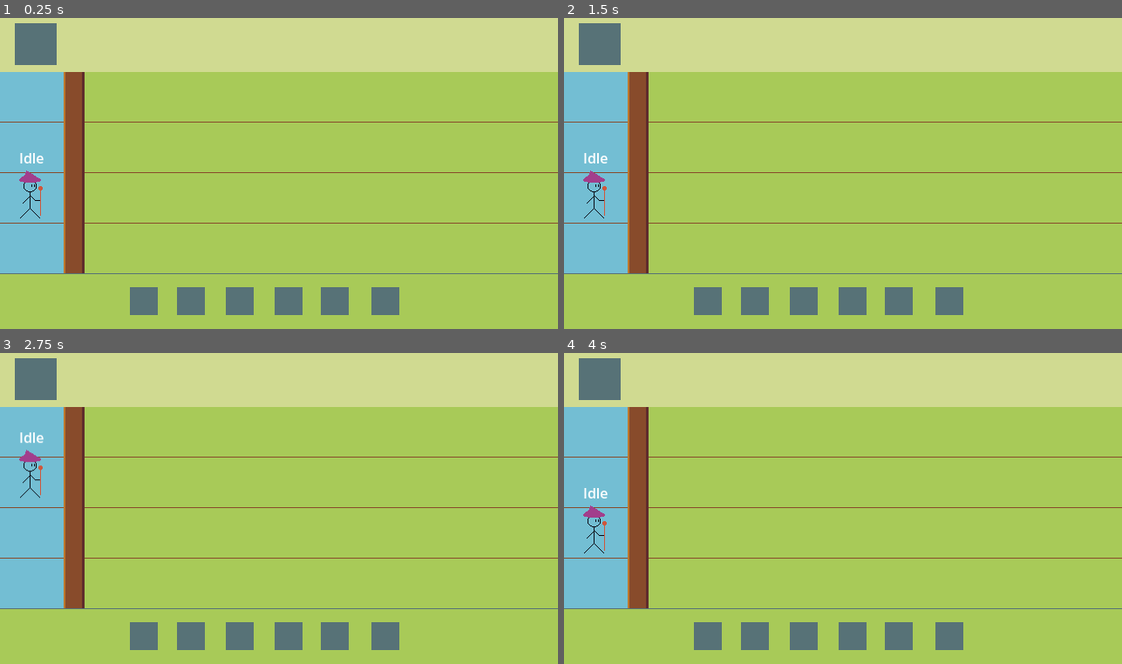
Above: before the commit, frames 1-4 (two rows, left to right).
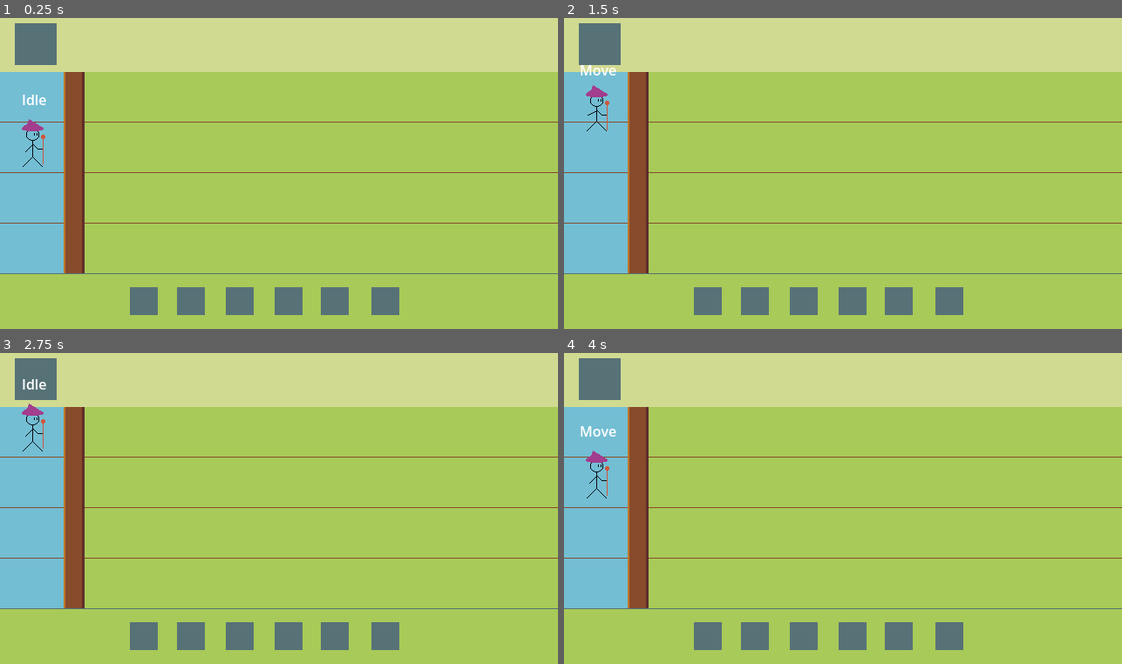
Above: after the commit, the same moments.

Repository: SiyahaS/WitchTowerForce
Game: Godot game, scene res://scenes/level_one.tscn
Same seed, same stepped clock (60 frames per second), same inputs: the game is played once before the commit and once after it.
Inputs:
- Up to frame 1 (0.25 s): no input
- Up to frame 2 (1.5 s): tap Enter at 0.5 s; hold W (move-up) 0.53-1.28 s; hold S (move-down) from 1.28 s (still down)
- Up to frame 3 (2.75 s): release S (move-down) at 2.03 s; hold W (move-up) from 2.03 s (still down)
- Up to frame 4 (4 s): tap Space at 3.5 s; release W (move-up) at 3.53 s; hold S (move-down) from 3.53 s (still down)

The runs differ from the first frame. In frame 1, 0.4% of the frame differs, in the area x 3-9%, y 24-65%; in frame 2, 0.5%; in frame 3, 0.5%, in the area x 3-9%, y 8-47%; in frame 4, 0.5%.

Commit message:
movement bugfix and sprite updates

Diff:
--- a/scenes/level_one.tscn
+++ b/scenes/level_one.tscn
@@ -1,13 +1,14 @@
 [gd_scene load_steps=3 format=3 uid="uid://dppcp5gqm183o"]
 
 [ext_resource type="Texture2D" uid="uid://dside0p357tyd" path="res://assets/sprites/terrain-prototip.png" id="1_miefn"]
-[ext_resource type="PackedScene" uid="uid://c1w208ny88vfo" path="res://scenes/player.tscn" id="2_stafv"]
+[ext_resource type="PackedScene" uid="uid://c1w208ny88vfo" path="res://scenes/player.tscn" id="2_5rm1q"]
 
 [node name="LevelOne" type="Node2D"]
 
 [node name="Terrain" type="Sprite2D" parent="."]
+texture_filter = 1
 position = Vector2(640, 180)
 texture = ExtResource("1_miefn")
 
-[node name="Player" parent="." instance=ExtResource("2_stafv")]
-position = Vector2(37, 209)
+[node name="Player" parent="." instance=ExtResource("2_5rm1q")]
+position = Vector2(40, 142)
--- a/scenes/player.tscn
+++ b/scenes/player.tscn
@@ -11,11 +11,11 @@
 [ext_resource type="Script" path="res://scripts/moveState.gd" id="8_5xc7r"]
 
 [sub_resource type="RectangleShape2D" id="RectangleShape2D_r6ve5"]
+size = Vector2(17, 37)
 
 [sub_resource type="Animation" id="Animation_mknfl"]
 resource_name = "Attack"
 length = 0.2
-loop_mode = 1
 tracks/0/type = "value"
 tracks/0/imported = false
 tracks/0/enabled = true
@@ -115,7 +115,7 @@
 "times": PackedFloat32Array(0),
 "transitions": PackedFloat32Array(1),
 "update": 1,
-"values": [2]
+"values": [1]
 }
 tracks/3/type = "value"
 tracks/3/imported = false
@@ -139,70 +139,7 @@
 "times": PackedFloat32Array(0),
 "transitions": PackedFloat32Array(1),
 "update": 0,
-"values": [0.1]
-}
-
-[sub_resource type="Animation" id="Animation_oppk6"]
-length = 0.001
-tracks/0/type = "value"
-tracks/0/imported = false
-tracks/0/enabled = true
-tracks/0/path = NodePath("PlayerSprite2D:texture")
-tracks/0/interp = 1
-tracks/0/loop_wrap = true
-tracks/0/keys = {
-"times": PackedFloat32Array(0),
-"transitions": PackedFloat32Array(1),
-"update": 1,
-"values": [ExtResource("2_kft64")]
-}
-tracks/1/type = "value"
-tracks/1/imported = false
-tracks/1/enabled = true
-tracks/1/path = NodePath("PlayerSprite2D:hframes")
-tracks/1/interp = 1
-tracks/1/loop_wrap = true
-tracks/1/keys = {
-"times": PackedFloat32Array(0),
-"transitions": PackedFloat32Array(1),
-"update": 1,
-"values": [2]
-}
-tracks/2/type = "value"
-tracks/2/imported = false
-tracks/2/enabled = true
-tracks/2/path = NodePath("PlayerSprite2D:vframes")
-tracks/2/interp = 1
-tracks/2/loop_wrap = true
-tracks/2/keys = {
-"times": PackedFloat32Array(0),
-"transitions": PackedFloat32Array(1),
-"update": 1,
-"values": [1]
-}
-tracks/3/type = "value"
-tracks/3/imported = false
-tracks/3/enabled = true
-tracks/3/path = NodePath("PlayerSprite2D:frame")
-tracks/3/interp = 1
-tracks/3/loop_wrap = true
-tracks/3/keys = {
-"times": PackedFloat32Array(0),
-"transitions": PackedFloat32Array(1),
-"update": 1,
-"values": [0]
-}
-tracks/4/type = "value"
-tracks/4/imported = false
-tracks/4/enabled = true
-tracks/4/path = NodePath("AnimationPlayer:speed_scale")
-tracks/4/interp = 1
-tracks/4/loop_wrap = true
-tracks/4/keys = {
-"times": PackedFloat32Array(0),
-"transitions": PackedFloat32Array(1),
-"update": 0,
-"values": [0.1]
+"values": [1.0]
 }
 
 [sub_resource type="Animation" id="Animation_tqnmo"]
@@ -266,7 +203,70 @@
 "times": PackedFloat32Array(0),
 "transitions": PackedFloat32Array(1),
 "update": 0,
-"values": [2.0]
+"values": [1.0]
+}
+
+[sub_resource type="Animation" id="Animation_oppk6"]
+length = 0.001
+tracks/0/type = "value"
+tracks/0/imported = false
+tracks/0/enabled = true
+tracks/0/path = NodePath("PlayerSprite2D:texture")
+tracks/0/interp = 1
+tracks/0/loop_wrap = true
+tracks/0/keys = {
+"times": PackedFloat32Array(0),
+"transitions": PackedFloat32Array(1),
+"update": 1,
+"values": [ExtResource("2_kft64")]
+}
+tracks/1/type = "value"
+tracks/1/imported = false
+tracks/1/enabled = true
+tracks/1/path = NodePath("PlayerSprite2D:hframes")
+tracks/1/interp = 1
+tracks/1/loop_wrap = true
+tracks/1/keys = {
+"times": PackedFloat32Array(0),
+"transitions": PackedFloat32Array(1),
+"update": 1,
+"values": [2]
+}
+tracks/2/type = "value"
+tracks/2/imported = false
+tracks/2/enabled = true
+tracks/2/path = NodePath("PlayerSprite2D:vframes")
+tracks/2/interp = 1
+tracks/2/loop_wrap = true
+tracks/2/keys = {
+"times": PackedFloat32Array(0),
+"transitions": PackedFloat32Array(1),
+"update": 1,
+"values": [1]
+}
+tracks/3/type = "value"
+tracks/3/imported = false
+tracks/3/enabled = true
+tracks/3/path = NodePath("PlayerSprite2D:frame")
+tracks/3/interp = 1
+tracks/3/loop_wrap = true
+tracks/3/keys = {
+"times": PackedFloat32Array(0),
+"transitions": PackedFloat32Array(1),
+"update": 1,
+"values": [0]
+}
+tracks/4/type = "value"
+tracks/4/imported = false
+tracks/4/enabled = true
+tracks/4/path = NodePath("AnimationPlayer:speed_scale")
+tracks/4/interp = 1
+tracks/4/loop_wrap = true
+tracks/4/keys = {
+"times": PackedFloat32Array(0),
+"transitions": PackedFloat32Array(1),
+"update": 0,
+"values": [0.1]
 }
 
 [sub_resource type="AnimationLibrary" id="AnimationLibrary_c7iqb"]
@@ -281,9 +281,11 @@
 script = ExtResource("1_nepe8")
 
 [node name="CollisionShape2D" type="CollisionShape2D" parent="."]
+position = Vector2(-2.5, 10.5)
 shape = SubResource("RectangleShape2D_r6ve5")
 
 [node name="PlayerSprite2D" type="Sprite2D" parent="."]
+texture_filter = 1
 texture = ExtResource("2_kft64")
 hframes = 2
 
--- a/scripts/idleState.gd
+++ b/scripts/idleState.gd
@@ -17,8 +17,11 @@
 func process_input(event: InputEvent) -> PlayerState:
 	if event.is_action_pressed('move-up') or event.is_action_pressed('move-down'):
 		var movement = Input.get_axis('move-up', 'move-down')
-		print(movement)
 		parent.move_direction = movement
-		print(parent.global_position)
-		return move_state
+		print(parent.global_position.y)
+		if parent.global_position.y < 254 and movement == 1:
+			return move_state
+		elif parent.global_position.y >86 and movement == -1:
+			return move_state
+
 	return null
--- a/scripts/player.gd
+++ b/scripts/player.gd
@@ -26,7 +26,7 @@
 @export
 var move_speed: float = 58
 @export
-var move_acceleration: float = 5.8
+var move_acceleration: float = 2
 @onready
 var move_direction: int = 0
 
Binary file changed: assets/sprites/wtf-witch-attack.png
Binary file changed: assets/sprites/wtf-witch-idle.png
Binary file changed: assets/sprites/wtf-witch-move.png
